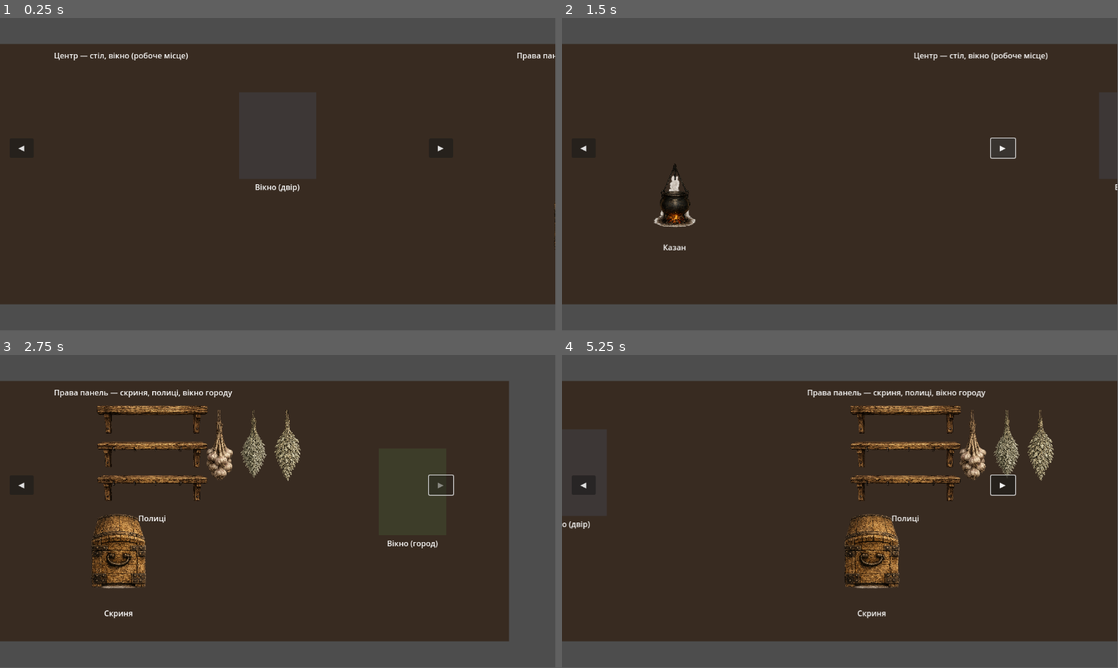
Above: before the commit, frames 1-4 (two rows, left to right).
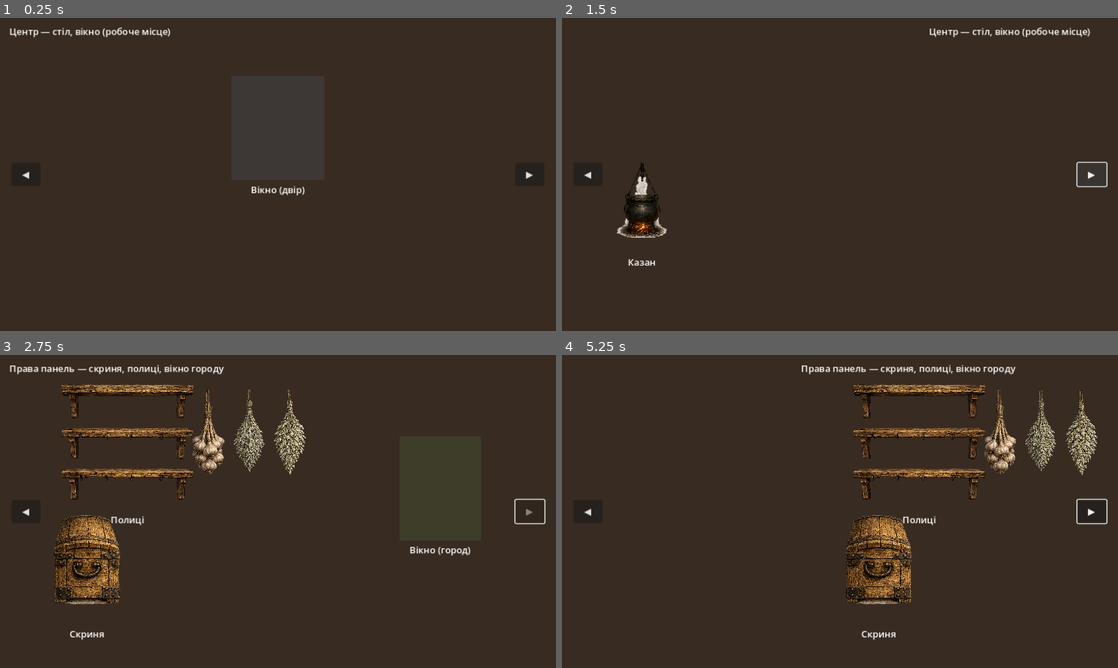
Above: after the commit, the same moments.

Repository: zav1K/molfar
Game: Godot game, scene res://scenes/Hut.tscn
Same seed, same stepped clock (60 frames per second), same inputs: the game is played once before the commit and once after it.
Inputs (mouse positions are in pixels of both pictures, inside the frame that each line leads up to):
- Up to frame 1 (0.25 s): no input
- Up to frame 2 (1.5 s): click "◀" at 0.5 s; click "▶" at 1.25 s
- Up to frame 3 (2.75 s): move the mouse to (278, 473) at 2.02 s; hold Right (ui_right) from 2.03 s (still down); click (278, 473) at 2.17 s
- Up to frame 4 (5.25 s): tap Enter at 2.75, 4.25 s; move the mouse to (712, 452) at 2.77 s; release Right (ui_right) at 2.78 s; hold Left (ui_left) 2.78-3.53 s; click (712, 452) at 2.92 s; tap Space at 3.5, 5 s; move the mouse to (895, 442) at 3.52 s; hold Right (ui_right) 3.53-5.03 s; move the mouse to (678, 552) at 4.27 s; click (678, 552) at 4.42 s; move the mouse to (973, 492) at 5.02 s; hold Left (ui_left) from 5.03 s (still down); click (973, 492) at 5.17 s
In our replay, the window is 799x449 before the commit and 800x450 after it. These sizes can differ from the game's own. Grey fills any space a smaller window leaves; there, only what the larger window draws over its background counts as a difference.

The runs differ from the first frame. In frame 1, 17% of the frame differs, in the area x 0-100%, y 0-100%; in frame 2, 18%; in frame 3, 32%; in frame 4, 25%.

Commit message:
Fix missing viewport/stretch configuration
project.godot never set [display] settings, so the game would have
launched at Godot's default 1152x648 window with the 960x540-designed
scenes pinned to the top-left corner instead of filling it.

960x540 is now explicitly the design/coordinate resolution (matches
every anchor and offset already tuned throughout Hut.tscn/Garden.tscn),
scaled via canvas_items stretch to fill whatever real window/monitor
size the player has — initial window opens larger (1440x810) than the
design canvas so it's not tiny on launch.

Diff:
--- a/project.godot
+++ b/project.godot
@@ -16,6 +16,15 @@
 config/features=PackedStringArray("4.3", "GL Compatibility")
 config/icon="res://icon.svg"
 
+[display]
+
+window/size/viewport_width=960
+window/size/viewport_height=540
+window/size/window_width_override=1440
+window/size/window_height_override=810
+window/stretch/mode="canvas_items"
+window/stretch/aspect="keep"
+
 [autoload]
 
 IngredientDatabase="*res://scripts/autoload/ingredient_database.gd"
